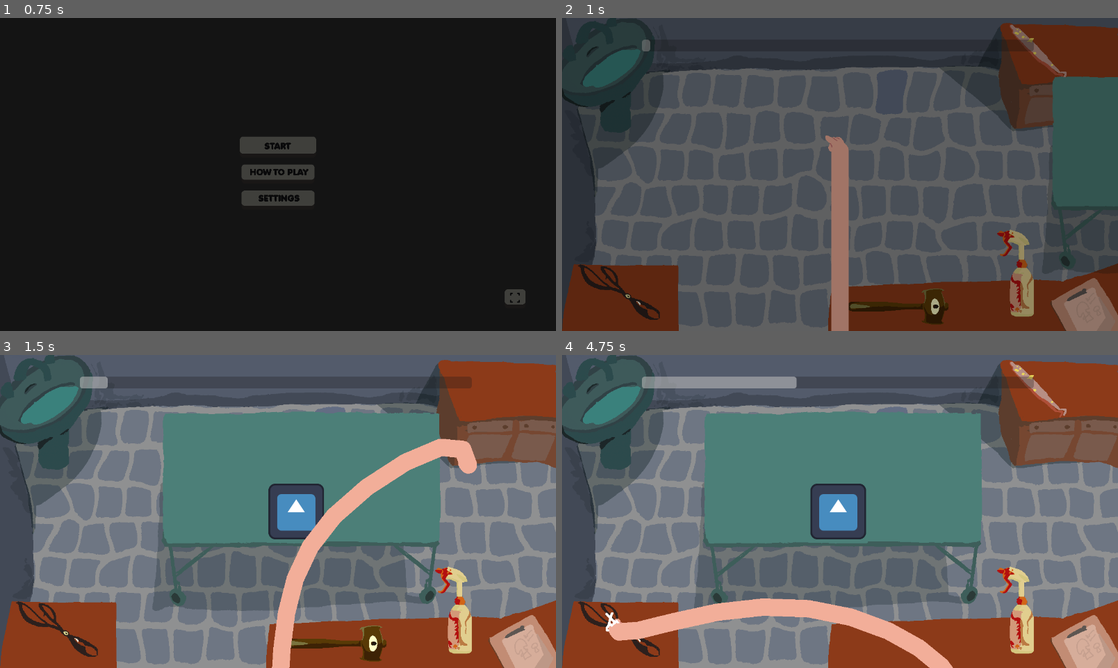
Above: before the commit, frames 1-4 (two rows, left to right).
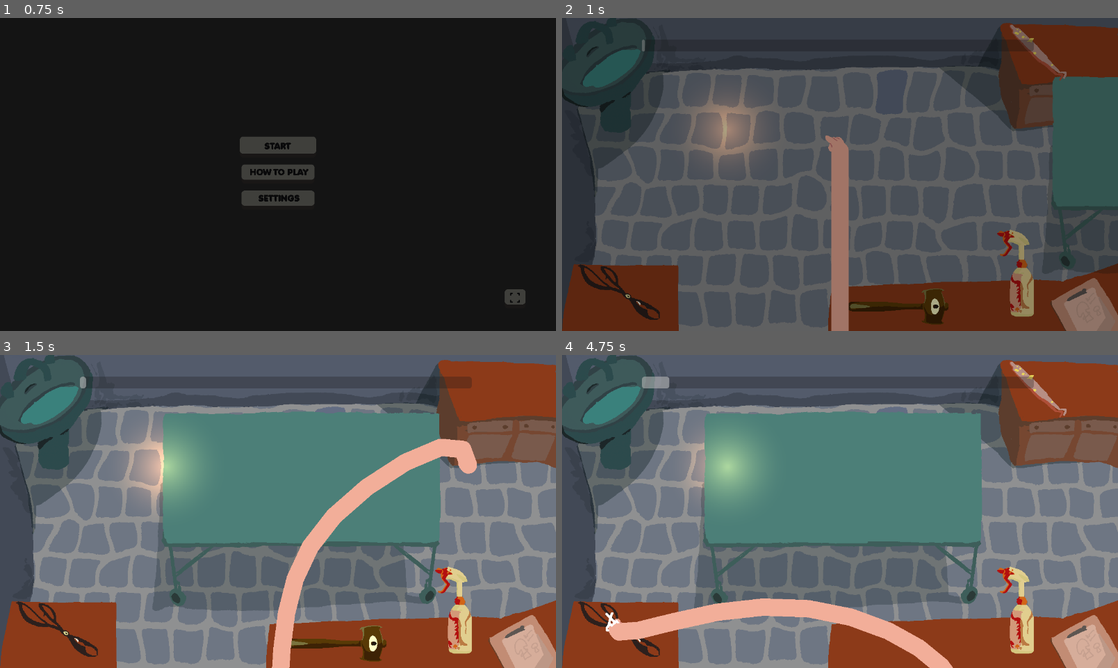
Above: after the commit, the same moments.

Repository: IsaacCerejo/wild-jam-87
Game: Godot game, scene res://scenes/game_controller/game_controller.tscn
Two runs of this game, one before a commit and one after it. Both use one fixed random seed, a clock stepped at 60 frames per second and the inputs below. The engine's default icon, where the game draws it, is replaced by a stand-in: a white triangle on a blue panel in a dark square. Sound files missing from this copy of the repository are replaced by a short silence.
Inputs (mouse positions are in pixels of both pictures, inside the frame that each line leads up to):
- Up to frame 1 (0.75 s): click "START" at 0.5 s
- Up to frame 2 (1 s): no input
- Up to frame 3 (1.5 s): drag from (478, 389) to (455, 611) at 1.27 s
- Up to frame 4 (4.75 s): drag from (1017, 611) to (617, 630) at 2.02 s; click (617, 630) at 2.92 s; drag from (895, 642) to (1017, 611) at 3.52 s; drag from (840, 511) to (617, 630) at 4.27 s

Frame 1 is identical in both runs. In frame 2, 2.0% of the frame differs, in the area x 14-91%, y 6-47%; in frame 3, 4.0%; in frame 4, 4.7%, in the area x 19-55%, y 6-59%.

Commit message:
feat: lantern

Diff:
--- a/scenes/main_game/main_game.tscn
+++ b/scenes/main_game/main_game.tscn
@@ -16,6 +16,8 @@
 [ext_resource type="Texture2D" uid="uid://chxpexxxkxr2n" path="res://assets/hand/hand_spray.png" id="11_feobv"]
 [ext_resource type="Texture2D" uid="uid://d3svvioh7o10y" path="res://assets/hand/hand_tesoura.png" id="12_gxjft"]
 [ext_resource type="Script" uid="uid://ybxq7x6jqqc6" path="res://scripts/main_game/arm.gd" id="13_4y18v"]
+[ext_resource type="Texture2D" uid="uid://cq78o0i5acgfx" path="res://assets/icons/icon.svg" id="14_ebk6p"]
+[ext_resource type="Script" uid="uid://b1allxwp806s0" path="res://scripts/main_game/lantern.gd" id="14_r8wn4"]
 
 [sub_resource type="SpriteFrames" id="SpriteFrames_n1acc"]
 animations = [{
@@ -59,6 +61,18 @@
 "name": &"tesoura",
 "speed": 5.0
 }]
+
+[sub_resource type="CircleShape2D" id="CircleShape2D_r8wn4"]
+radius = 66.75328
+
+[sub_resource type="Gradient" id="Gradient_s87mg"]
+colors = PackedColorArray(1, 1, 1, 1, 0, 0, 0, 0)
+
+[sub_resource type="GradientTexture2D" id="GradientTexture2D_ebk6p"]
+gradient = SubResource("Gradient_s87mg")
+fill = 1
+fill_from = Vector2(0.5, 0.5)
+fill_to = Vector2(0.84659094, 0.1846591)
 
 [sub_resource type="Animation" id="Animation_5s8cp"]
 length = 0.001
@@ -99,7 +113,7 @@
 [node name="MainGame" type="Node2D"]
 
 [node name="Background" type="Sprite2D" parent="."]
-z_index = -2
+z_index = -3
 position = Vector2(640, 360)
 texture = ExtResource("1_s87mg")
 
@@ -153,8 +167,28 @@
 [node name="Sprite2D" parent="ToolSelector/Hammer" index="0"]
 texture = ExtResource("7_ebk6p")
 
+[node name="Lantern" type="Area2D" parent="."]
+z_index = -1
+position = Vector2(381, 254)
+script = ExtResource("14_r8wn4")
+
+[node name="Sprite2D" type="Sprite2D" parent="Lantern"]
+visible = false
+texture = ExtResource("14_ebk6p")
+
+[node name="CollisionShape2D" type="CollisionShape2D" parent="Lantern"]
+shape = SubResource("CircleShape2D_r8wn4")
+
+[node name="Light" type="PointLight2D" parent="Lantern"]
+position = Vector2(0, 2.9999998)
+scale = Vector2(5, 5)
+color = Color(1, 0.54901963, 0.25882354, 1)
+energy = 1.3
+range_item_cull_mask = 3
+texture = SubResource("GradientTexture2D_ebk6p")
+
 [node name="PatientManager" type="Node2D" parent="."]
-z_index = -1
+z_index = -2
 position = Vector2(640, 360)
 script = ExtResource("3_4y18v")
 
@@ -171,6 +205,8 @@
 &"": SubResource("AnimationLibrary_ag8io")
 }
 
+[connection signal="input_event" from="Lantern" to="Lantern" method="_on_input_event"]
+
 [editable path="ToolSelector/Pinca"]
 [editable path="ToolSelector/Spray"]
 [editable path="ToolSelector/Tesoura"]
--- a/scenes/main_game/main_game_ui.tscn
+++ b/scenes/main_game/main_game_ui.tscn
@@ -22,7 +22,6 @@
 max_value = 60.0
 show_percentage = false
 script = ExtResource("1_b1iqi")
-time_limit = 10.0
 
 [node name="Pause" parent="." instance=ExtResource("1_ifxwi")]
 layout_mode = 0
--- a/scenes/main_game/mushroom.tscn
+++ b/scenes/main_game/mushroom.tscn
@@ -1,7 +1,10 @@
-[gd_scene load_steps=4 format=3 uid="uid://cfxgo5ye53do0"]
+[gd_scene load_steps=5 format=3 uid="uid://cfxgo5ye53do0"]
 
 [ext_resource type="Script" uid="uid://4yfpdxitkbji" path="res://scripts/main_game/mushroom.gd" id="1_0echp"]
 [ext_resource type="Texture2D" uid="uid://cq78o0i5acgfx" path="res://assets/icons/icon.svg" id="2_gcnpq"]
+
+[sub_resource type="CanvasItemMaterial" id="CanvasItemMaterial_0echp"]
+light_mode = 2
 
 [sub_resource type="CircleShape2D" id="CircleShape2D_s87mg"]
 radius = 72.11102
@@ -10,6 +13,9 @@
 script = ExtResource("1_0echp")
 
 [node name="Sprite2D" type="Sprite2D" parent="."]
+light_mask = 2
+visibility_layer = 2
+material = SubResource("CanvasItemMaterial_0echp")
 texture = ExtResource("2_gcnpq")
 
 [node name="CollisionShape2D" type="CollisionShape2D" parent="."]
--- /dev/null
+++ b/scripts/main_game/lantern.gd
@@ -0,0 +1,20 @@
+class_name Lantern
+extends Area2D
+
+var _dragging: bool = false
+var _drag_offset: Vector2 = Vector2.ZERO
+
+func _on_input_event(_viewport: Node, event: InputEvent, _shape_idx: int) -> void:
+	if event is InputEventMouseButton:
+		if event.button_index == MOUSE_BUTTON_LEFT:
+			if event.pressed:
+				# Start dragging
+				_dragging = true
+				_drag_offset = global_position - event.position
+			else:
+				# Stop dragging
+				_dragging = false
+
+func _process(_delta: float) -> void:
+	if _dragging:
+		global_position = get_global_mouse_position() + _drag_offset
Not shown: 1 places in scenes/main_game/main_game.tscn that only renumber resources
Not shown, added: scripts/main_game/lantern.gd.uid
